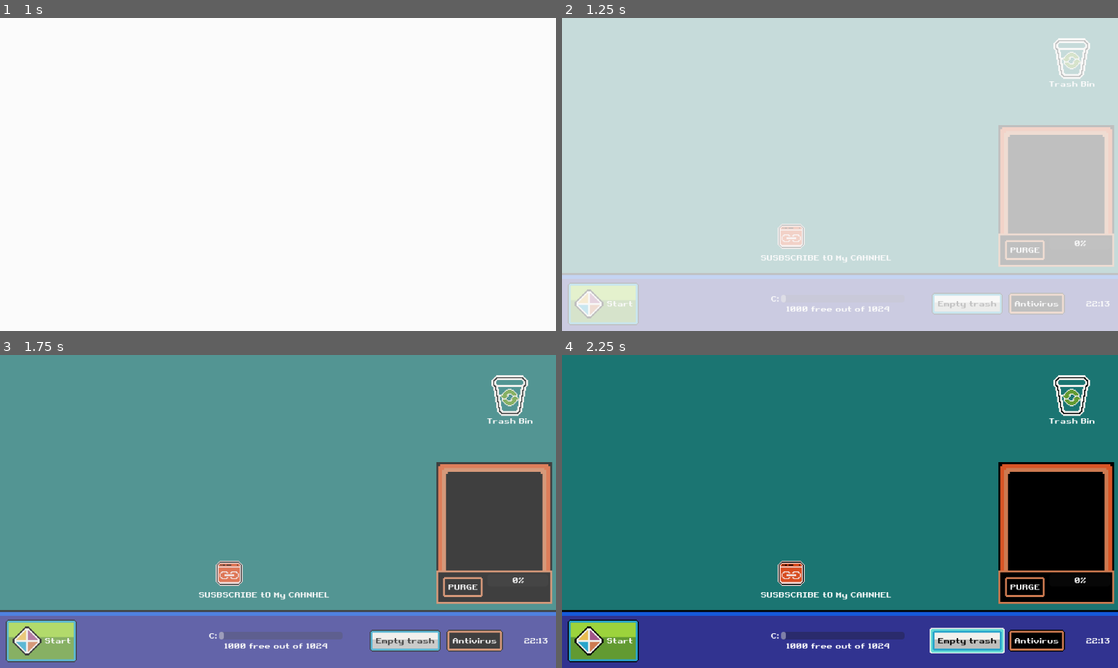
Above: before the commit, frames 1-4 (two rows, left to right).
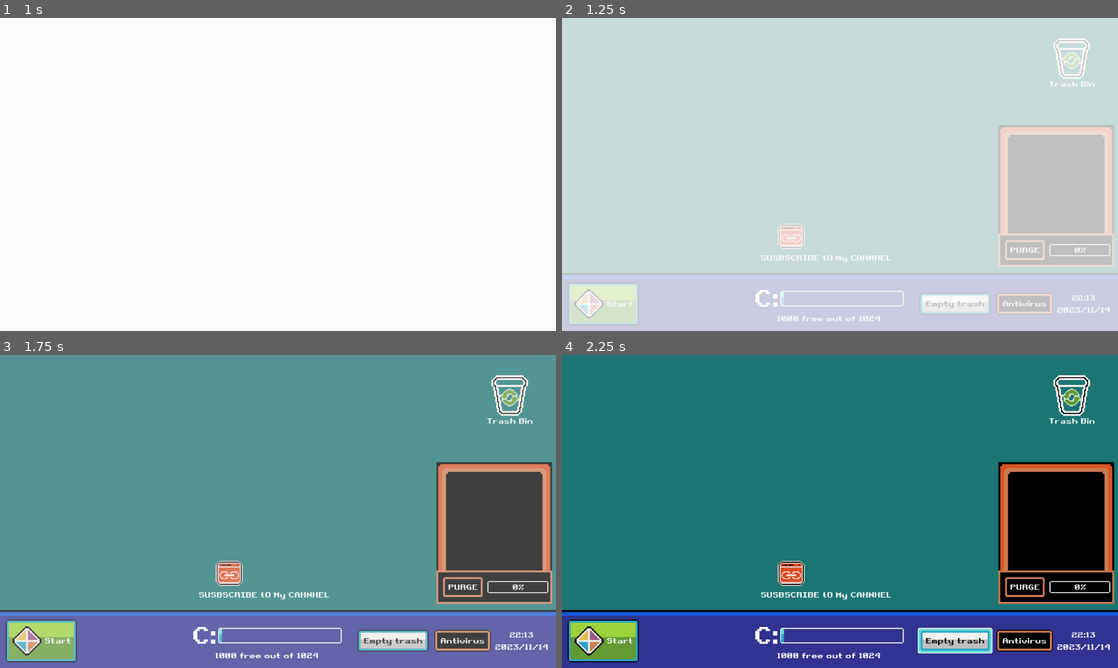
Above: after the commit, the same moments.

Repository: VileOar/ludum-dare-54
Game: Godot game, scene res://scenes/main.tscn
Two runs of this game, one before a commit and one after it. Both use one fixed random seed, a clock stepped at 60 frames per second and the inputs below. This scene is started directly instead of the project's main scene.
Inputs:
- Up to frame 1 (1 s): click "Start" at 0.5 s
- Up to frame 2 (1.25 s): no input
- Up to frame 3 (1.75 s): click "Start" at 1.25 s
- Up to frame 4 (2.25 s): click "Empty trash" at 2 s

Frame 1 is identical in both runs. In frame 2, 1.4% of the frame differs, in the area x 34-99%, y 71-97%; in frame 3, 2.4%; in frame 4, 2.5%.

Commit message:
started progressbar animation

Diff:
--- a/assets/themes/default_theme.tres
+++ b/assets/themes/default_theme.tres
@@ -1,8 +1,9 @@
-[gd_resource type="Theme" load_steps=37 format=3 uid="uid://cr14ypjrq1sus"]
+[gd_resource type="Theme" load_steps=44 format=3 uid="uid://cr14ypjrq1sus"]
 
 [ext_resource type="Texture2D" uid="uid://c0kt1jh1aw8dm" path="res://assets/gfx/panels/desktop_panels.png" id="1_xv5vh"]
 [ext_resource type="Texture2D" uid="uid://rgwc4msiuvgo" path="res://assets/gfx/buttons/button_styles.png" id="2_gimpf"]
 [ext_resource type="Texture2D" uid="uid://dbuhv7006hx1q" path="res://assets/gfx/buttons/button_icons.png" id="3_nn7h3"]
+[ext_resource type="Texture2D" uid="uid://b43iqevc4my1g" path="res://assets/gfx/panels.png" id="4_7vbmc"]
 
 [sub_resource type="StyleBoxTexture" id="StyleBoxTexture_065l1"]
 texture = ExtResource("2_gimpf")
@@ -151,6 +152,30 @@
 texture_margin_bottom = 16.0
 region_rect = Rect2(288, 192, 96, 96)
 
+[sub_resource type="StyleBoxTexture" id="StyleBoxTexture_ic0lt"]
+content_margin_left = 2.0
+content_margin_top = 2.0
+content_margin_right = 2.0
+content_margin_bottom = 2.0
+texture = ExtResource("4_7vbmc")
+texture_margin_left = 3.0
+texture_margin_top = 3.0
+texture_margin_right = 3.0
+texture_margin_bottom = 3.0
+region_rect = Rect2(0, 0, 24, 24)
+
+[sub_resource type="StyleBoxTexture" id="StyleBoxTexture_ltagi"]
+content_margin_left = 2.0
+content_margin_top = 2.0
+content_margin_right = 2.0
+content_margin_bottom = 2.0
+texture = ExtResource("4_7vbmc")
+texture_margin_left = 3.0
+texture_margin_top = 3.0
+texture_margin_right = 3.0
+texture_margin_bottom = 3.0
+region_rect = Rect2(0, 72, 24, 24)
+
 [sub_resource type="StyleBoxTexture" id="StyleBoxTexture_q7c31"]
 texture = ExtResource("2_gimpf")
 texture_margin_left = 8.0
@@ -183,6 +208,26 @@
 texture_margin_bottom = 8.0
 region_rect = Rect2(288, 288, 96, 96)
 
+[sub_resource type="StyleBoxTexture" id="StyleBoxTexture_j386w"]
+content_margin_left = 2.0
+content_margin_top = 2.0
+content_margin_right = 2.0
+content_margin_bottom = 2.0
+texture = ExtResource("4_7vbmc")
+texture_margin_left = 3.0
+texture_margin_top = 3.0
+texture_margin_right = 3.0
+texture_margin_bottom = 3.0
+region_rect = Rect2(0, 0, 24, 24)
+
+[sub_resource type="StyleBoxTexture" id="StyleBoxTexture_nj6vm"]
+texture = ExtResource("4_7vbmc")
+texture_margin_left = 3.0
+texture_margin_top = 3.0
+texture_margin_right = 3.0
+texture_margin_bottom = 3.0
+region_rect = Rect2(0, 96, 24, 24)
+
 [sub_resource type="StyleBoxTexture" id="StyleBoxTexture_pfm5d"]
 texture = ExtResource("1_xv5vh")
 texture_margin_left = 8.0
@@ -190,6 +235,30 @@
 texture_margin_right = 8.0
 texture_margin_bottom = 8.0
 region_rect = Rect2(0, 0, 96, 96)
+
+[sub_resource type="StyleBoxTexture" id="StyleBoxTexture_ivecp"]
+content_margin_left = 2.0
+content_margin_top = 2.0
+content_margin_right = 2.0
+content_margin_bottom = 2.0
+texture = ExtResource("4_7vbmc")
+texture_margin_left = 3.0
+texture_margin_top = 3.0
+texture_margin_right = 3.0
+texture_margin_bottom = 3.0
+region_rect = Rect2(0, 0, 24, 24)
+
+[sub_resource type="StyleBoxTexture" id="StyleBoxTexture_rd46j"]
+content_margin_left = 2.0
+content_margin_top = 2.0
+content_margin_right = 2.0
+content_margin_bottom = 2.0
+texture = ExtResource("4_7vbmc")
+texture_margin_left = 3.0
+texture_margin_top = 3.0
+texture_margin_right = 3.0
+texture_margin_bottom = 3.0
+region_rect = Rect2(0, 48, 24, 24)
 
 [sub_resource type="StyleBoxTexture" id="StyleBoxTexture_da8nw"]
 texture = ExtResource("1_xv5vh")
@@ -280,6 +349,9 @@
 GreenButton/styles/hover = SubResource("StyleBoxTexture_miq2r")
 GreenButton/styles/normal = SubResource("StyleBoxTexture_o5sd5")
 GreenButton/styles/pressed = SubResource("StyleBoxTexture_dkeoh")
+GreenProgressbar/base_type = &"ProgressBar"
+GreenProgressbar/styles/background = SubResource("StyleBoxTexture_ic0lt")
+GreenProgressbar/styles/fill = SubResource("StyleBoxTexture_ltagi")
 IconButton/base_type = &"Button"
 IconButton/colors/font_color = Color(1, 1, 1, 1)
 IconButton/colors/font_disabled_color = Color(1, 1, 1, 1)
@@ -292,7 +364,12 @@
 IconButton/styles/hover = SubResource("StyleBoxTexture_oqctp")
 IconButton/styles/normal = SubResource("StyleBoxEmpty_3k1g4")
 IconButton/styles/pressed = SubResource("StyleBoxTexture_b44v1")
+OrangeProgressbar/base_type = &"ProgressBar"
+OrangeProgressbar/styles/background = SubResource("StyleBoxTexture_j386w")
+OrangeProgressbar/styles/fill = SubResource("StyleBoxTexture_nj6vm")
 Panel/styles/panel = SubResource("StyleBoxTexture_pfm5d")
+ProgressBar/styles/background = SubResource("StyleBoxTexture_ivecp")
+ProgressBar/styles/fill = SubResource("StyleBoxTexture_rd46j")
 QuarantinePanel/base_type = &"PanelContainer"
 QuarantinePanel/styles/panel = SubResource("StyleBoxTexture_da8nw")
 SelectPanel/base_type = &"PanelContainer"
--- a/scenes/main_menu.tscn
+++ b/scenes/main_menu.tscn
@@ -1,7 +1,11 @@
-[gd_scene load_steps=13 format=3 uid="uid://kamcmkeapi6o"]
+[gd_scene load_steps=15 format=3 uid="uid://kamcmkeapi6o"]
 
 [ext_resource type="Script" path="res://scripts/main_menu.gd" id="1_tjut0"]
 [ext_resource type="PackedScene" uid="uid://dbv62ldbf64mb" path="res://scenes/main.tscn" id="2_3lyop"]
+
+[sub_resource type="StyleBoxEmpty" id="StyleBoxEmpty_df11f"]
+
+[sub_resource type="StyleBoxEmpty" id="StyleBoxEmpty_pjkjx"]
 
 [sub_resource type="Animation" id="Animation_s6dsr"]
 length = 0.001
@@ -388,6 +392,8 @@
 [node name="ProgressBar" type="ProgressBar" parent="ProgressCenter"]
 modulate = Color(1, 1, 1, 0)
 layout_mode = 2
+theme_override_styles/background = SubResource("StyleBoxEmpty_df11f")
+theme_override_styles/fill = SubResource("StyleBoxEmpty_pjkjx")
 value = 100.0
 
 [node name="TitleContainer" type="CenterContainer" parent="."]
--- a/scenes/ui/antivirus.tscn
+++ b/scenes/ui/antivirus.tscn
@@ -93,7 +93,9 @@
 unique_name_in_owner = true
 layout_mode = 2
 size_flags_horizontal = 3
+size_flags_vertical = 4
 mouse_filter = 2
+theme_type_variation = &"OrangeProgressbar"
 
 [connection signal="mouse_entered" from="VBoxContainer/PanelContainer2/Area2D" to="." method="_on_area_2d_mouse_entered"]
 [connection signal="mouse_exited" from="VBoxContainer/PanelContainer2/Area2D" to="." method="_on_area_2d_mouse_exited"]
--- a/scenes/ui/toolbar.tscn
+++ b/scenes/ui/toolbar.tscn
@@ -79,10 +79,12 @@
 icon = SubResource("AtlasTexture_43tsx")
 
 [node name="PanelContainer" type="PanelContainer" parent="VBoxContainer"]
+clip_contents = true
 layout_mode = 2
 theme_type_variation = &"ToolbarPanel"
 
 [node name="HBoxContainer" type="HBoxContainer" parent="VBoxContainer/PanelContainer"]
+clip_contents = true
 layout_mode = 2
 alignment = 1
 
@@ -103,18 +105,30 @@
 theme_override_constants/separation = 0
 alignment = 1
 
-[node name="HBoxContainer" type="HBoxContainer" parent="VBoxContainer/PanelContainer/HBoxContainer/VBoxContainer"]
+[node name="CenterContainer" type="CenterContainer" parent="VBoxContainer/PanelContainer/HBoxContainer/VBoxContainer"]
+layout_mode = 2
+
+[node name="HBoxContainer" type="HBoxContainer" parent="VBoxContainer/PanelContainer/HBoxContainer/VBoxContainer/CenterContainer"]
 layout_mode = 2
 alignment = 1
 
-[node name="Label" type="Label" parent="VBoxContainer/PanelContainer/HBoxContainer/VBoxContainer/HBoxContainer"]
+[node name="Label" type="Label" parent="VBoxContainer/PanelContainer/HBoxContainer/VBoxContainer/CenterContainer/HBoxContainer"]
 layout_mode = 2
+theme_override_font_sizes/font_size = 48
 text = "C:"
 
-[node name="DiskSpaceBar" type="ProgressBar" parent="VBoxContainer/PanelContainer/HBoxContainer/VBoxContainer/HBoxContainer"]
+[node name="BarAnchor" type="Control" parent="VBoxContainer/PanelContainer/HBoxContainer/VBoxContainer/CenterContainer/HBoxContainer"]
 unique_name_in_owner = true
-custom_minimum_size = Vector2(256, 16)
+custom_minimum_size = Vector2(256, 32)
 layout_mode = 2
+size_flags_vertical = 4
+
+[node name="DiskSpaceBar" type="ProgressBar" parent="VBoxContainer/PanelContainer/HBoxContainer/VBoxContainer/CenterContainer/HBoxContainer/BarAnchor"]
+unique_name_in_owner = true
+custom_minimum_size = Vector2(256, 32)
+layout_mode = 1
+offset_right = 256.0
+offset_bottom = 32.0
 size_flags_vertical = 4
 show_percentage = false
 
@@ -139,11 +153,21 @@
 theme_type_variation = &"AntivirusButton"
 text = "Antivirus"
 
-[node name="Date" type="Label" parent="VBoxContainer/PanelContainer/HBoxContainer/HBoxContainer"]
+[node name="VBoxContainer" type="VBoxContainer" parent="VBoxContainer/PanelContainer/HBoxContainer/HBoxContainer"]
+layout_mode = 2
+size_flags_horizontal = 3
+alignment = 1
+
+[node name="Time" type="Label" parent="VBoxContainer/PanelContainer/HBoxContainer/HBoxContainer/VBoxContainer"]
+unique_name_in_owner = true
+layout_mode = 2
+horizontal_alignment = 1
+
+[node name="Date" type="Label" parent="VBoxContainer/PanelContainer/HBoxContainer/HBoxContainer/VBoxContainer"]
 unique_name_in_owner = true
 layout_mode = 2
 size_flags_horizontal = 3
-horizontal_alignment = 2
+horizontal_alignment = 1
 
 [connection signal="pressed" from="VBoxContainer/PauseMenu/VBoxContainer/HBoxContainer/LogoffButton" to="." method="_on_logoff_button_pressed"]
 [connection signal="pressed" from="VBoxContainer/PauseMenu/VBoxContainer/HBoxContainer/ShutdownButton" to="." method="_on_shutdown_button_pressed"]
--- a/scenes/windows/download_window.tscn
+++ b/scenes/windows/download_window.tscn
@@ -4,12 +4,14 @@
 [ext_resource type="PackedScene" uid="uid://cylps5fisf5fa" path="res://scenes/windows/draggable_window.tscn" id="1_n67kr"]
 
 [node name="DownloadWindow" instance=ExtResource("1_n67kr")]
+z_index = 10
 script = ExtResource("1_hjbis")
 
 [node name="DownloadProgress" type="ProgressBar" parent="VBoxContainer/PanelContainer/MarginContainer/VBoxContainer" index="1"]
 unique_name_in_owner = true
 visible = false
 layout_mode = 2
+theme_type_variation = &"GreenProgressbar"
 
 [node name="DownloadButton" type="Button" parent="VBoxContainer/PanelContainer/MarginContainer/VBoxContainer" index="2"]
 unique_name_in_owner = true
--- a/scripts/trash_bin.gd
+++ b/scripts/trash_bin.gd
@@ -27,6 +27,9 @@
 	SignalManager.release_files.connect(remove_files)
 	SignalManager.empty_trash.connect(empty_trash)
 	SignalManager.after_recycle_time.connect(after_recycle_time)
+
+	can_recycle = false
+	can_antivirus = false
 
 
 func _remove_file(file : DraggableFile):
--- a/scripts/ui/antivirus.gd
+++ b/scripts/ui/antivirus.gd
@@ -77,6 +77,10 @@
 	while _quarantine_queue.size() > 0:
 		var file = _quarantine_queue.pop_back() as DraggableFile
 		if file is EvilFile:
+			# stupid edge case
+			if file.get_file_icon_anim() == "badlink":
+				file.set_icon("link")
+
 			file.disable_effects()
 		_swap_out_file(file)
 
--- a/scripts/ui/toolbar.gd
+++ b/scripts/ui/toolbar.gd
@@ -1,16 +1,36 @@
 extends Control
 class_name Toolbar
 
+## used so that disk bar can be moved freely
+@onready var bar_anchor := %BarAnchor
 @onready var disk_space_bar := %DiskSpaceBar
+
 @onready var disk_space_label := %DiskSpaceLabel
 @onready var pause_menu := %PauseMenu
 @onready var blocker := $Blocker
+
+@onready var time_label := %Time
 @onready var date_label := %Date
+
+var _initial_bar_size : Vector2
+
+var _disk_bar_shake_strength = 0.0
+
+const _MAX_BAR_SIZE_SCALE = 1.5
+
+
+func _ready():
+	_initial_bar_size = disk_space_bar.size
 
 
 func _physics_process(_delta):
-	var time = Time.get_time_dict_from_system()
-	date_label.text = str(time["hour"]) + ":" + str(time["minute"])
+	var time = Time.get_datetime_dict_from_system()
+	time_label.text = "%02d:%02d" % [time["hour"], time["minute"]]
+	date_label.text = "%02d/%02d/%02d" % [time["year"], time["month"], time["day"]]
+
+	if _disk_bar_shake_strength > 0:
+		var angle = randf() * 2 * PI
+		disk_space_bar.position = Vector2.RIGHT.rotated(angle) * _disk_bar_shake_strength
 
 
 func _on_disk_space_manager_space_update(new_space, max_space):
@@ -20,6 +40,14 @@
 	disk_space_bar.value = new_space
 
 	disk_space_label.text = str(max_space - new_space) + " free out of " + str(max_space)
+
+	var percent = new_space / Global.MAX_DISK_SPACE
+	#_set_progressbar_size()
+
+
+func _set_progressbar_size(size_scale):
+	disk_space_bar.custom_minimum_size = size_scale * _initial_bar_size
+	bar_anchor.custom_minimum_size = disk_space_bar.custom_minimum_size
 
 
 func _on_empty_button_pressed():
--- a/scripts/windows/download_window.gd
+++ b/scripts/windows/download_window.gd
@@ -13,6 +13,8 @@
 var download_increment := 1 # value to increment progress
 var files_to_download := 10 # files that will spawn at the end of download
 
+var _recenter = true
+
 
 func _ready():
 	exist_counter += 1
@@ -23,7 +25,7 @@
 	var rect = Rect2(top.global_position, top.size)
 	var mouse_pos = get_global_mouse_position()
 	# this check is necessary because this signal is fired when hovering into children of this control
-	if not rect.has_point(mouse_pos):
+	if _recenter and not rect.has_point(mouse_pos):
 		global_position = mouse_pos
 
 
@@ -41,6 +43,8 @@
 	close_button.disabled = true
 	progress_timer.start()
 
+	_recenter = false
+
 
 func _on_timer_timeout():
 	download_bar.value = download_bar.value + download_increment
Binary file added: assets/aseprite/panels.aseprite
Binary file added: assets/gfx/panels.png
Not shown, added: assets/gfx/panels.png.import
